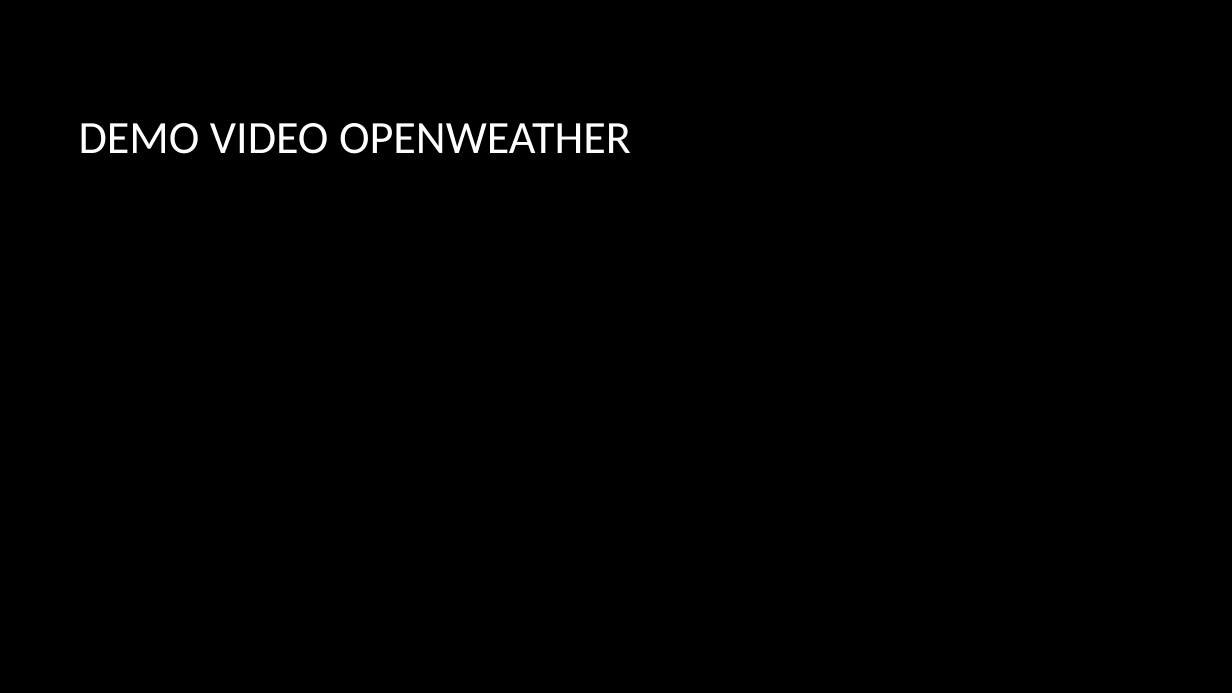
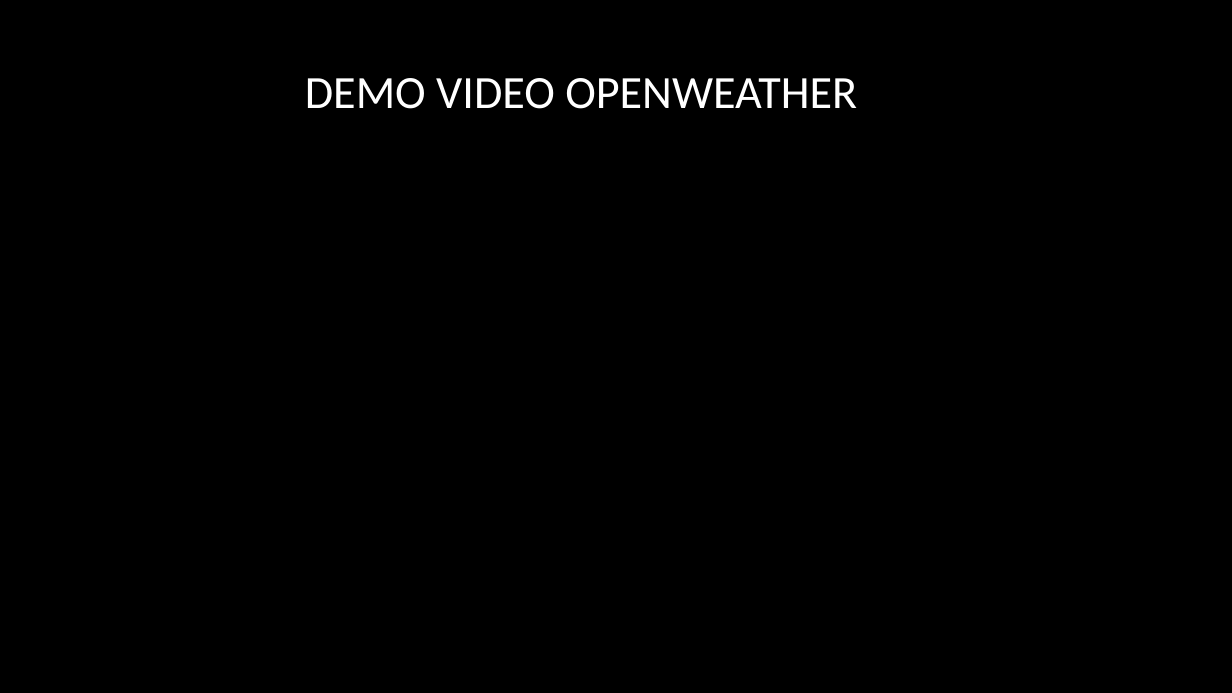
Before and after one commit to regfarad/mapsLibrary, a slide deck: slide 7 of PWP Presentation 1/Présentation_modifier.pptx. Drawn at 1232x693 pixels with LibreOffice and Linux fonts; fonts in the diff are those of the drawing; background and template pictures are left out. Boxes give left, top, right and bottom in pixels: in the first picture for what was removed or moved away, otherwise in the second. Text is boxed around its words. In the diff, an @@ line names an element or a change of style, - is before the commit and + after.

```diff
--- a/PWP Presentation 1/Présentation_modifier.pptx
+++ b/PWP Presentation 1/Présentation_modifier.pptx
@@ title "DEMO VIDEO OPENWEATHER": place and size @@
-title "DEMO VIDEO OPENWEATHER" at [79, 123, 631, 154]
+title "DEMO VIDEO OPENWEATHER" at [305, 78, 857, 109]
@@ title "DEMO VIDEO OPENWEATHER" at [305, 78, 857, 109]: alignment left to centre @@
```
Also in this commit, not shown: 6 other slides changed, 2 other files.
